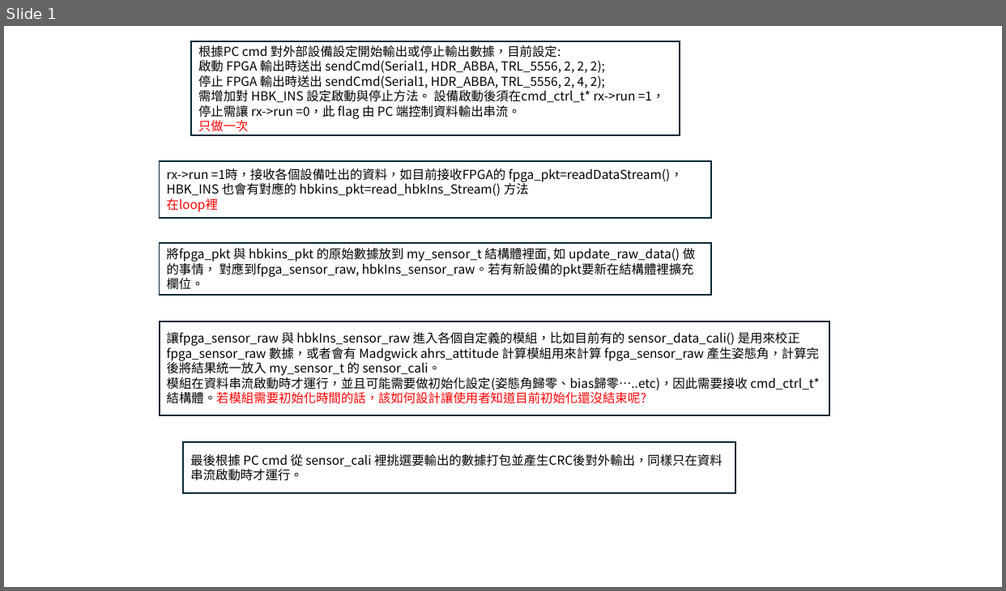
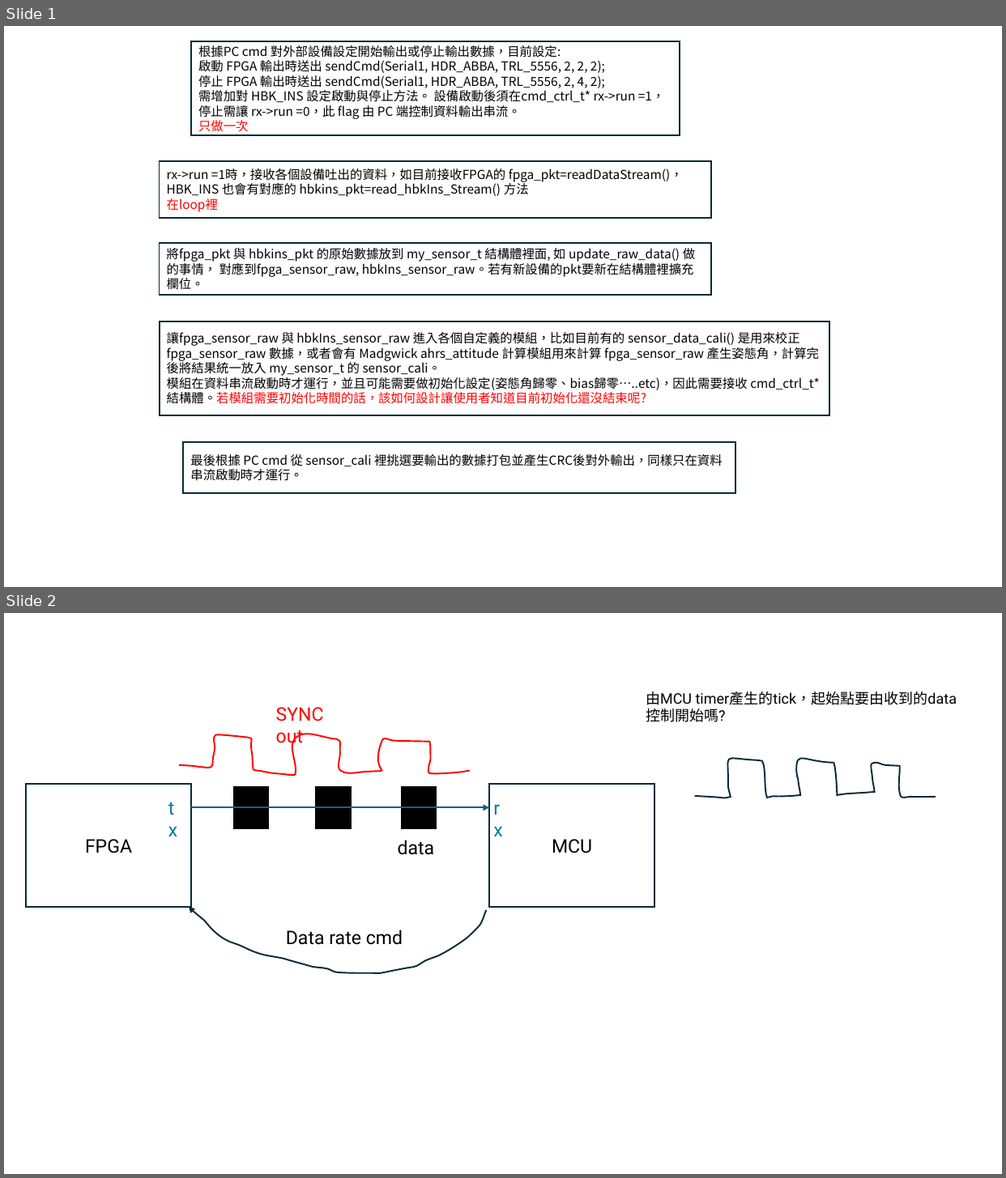
Before and after one commit to adamShiau/adamShiau_Arduino, a slide deck: HINS_MCU_V3.0/doc/輸出架構變更.pptx. Shown one above the other, each under a label of ours: slide 1 before the commit, slides 1 and 2 after it. The pictures are 1006x591 and 1006x1178 pixels, drawn with LibreOffice and Linux fonts; fonts in the diff are those of the drawing. Boxes give left, top, right and bottom in pixels: in the first picture for what was removed or moved away, otherwise in the second. Text is boxed around its words. In the diff, an @@ line names an element or a change of style, - is before the commit and + after.

```diff
--- a/HINS_MCU_V3.0/doc/輸出架構變更.pptx
+++ b/HINS_MCU_V3.0/doc/輸出架構變更.pptx
@@ slide 2 added at [4,613,1002,1174], background #FFFFFF @@
@@ text added at [646,692,957,705], 14 pt, text #000000 @@
+由MCU timer產生的tick，起始點要由收到的data控制開始嗎?
@@ freeform shape added at [695,758,936,798], outline #092A39 1.5 pt @@
@@ group added at [26,707,654,973]: 5 rectangles, 5 texts, 2 freeform shapes, 1 arrow @@
+FPGA
+MCU
+Data rate cmd
+SYNC out
+data
+rx
+tx
```
Also in this commit, not shown: 1 slide removed.
